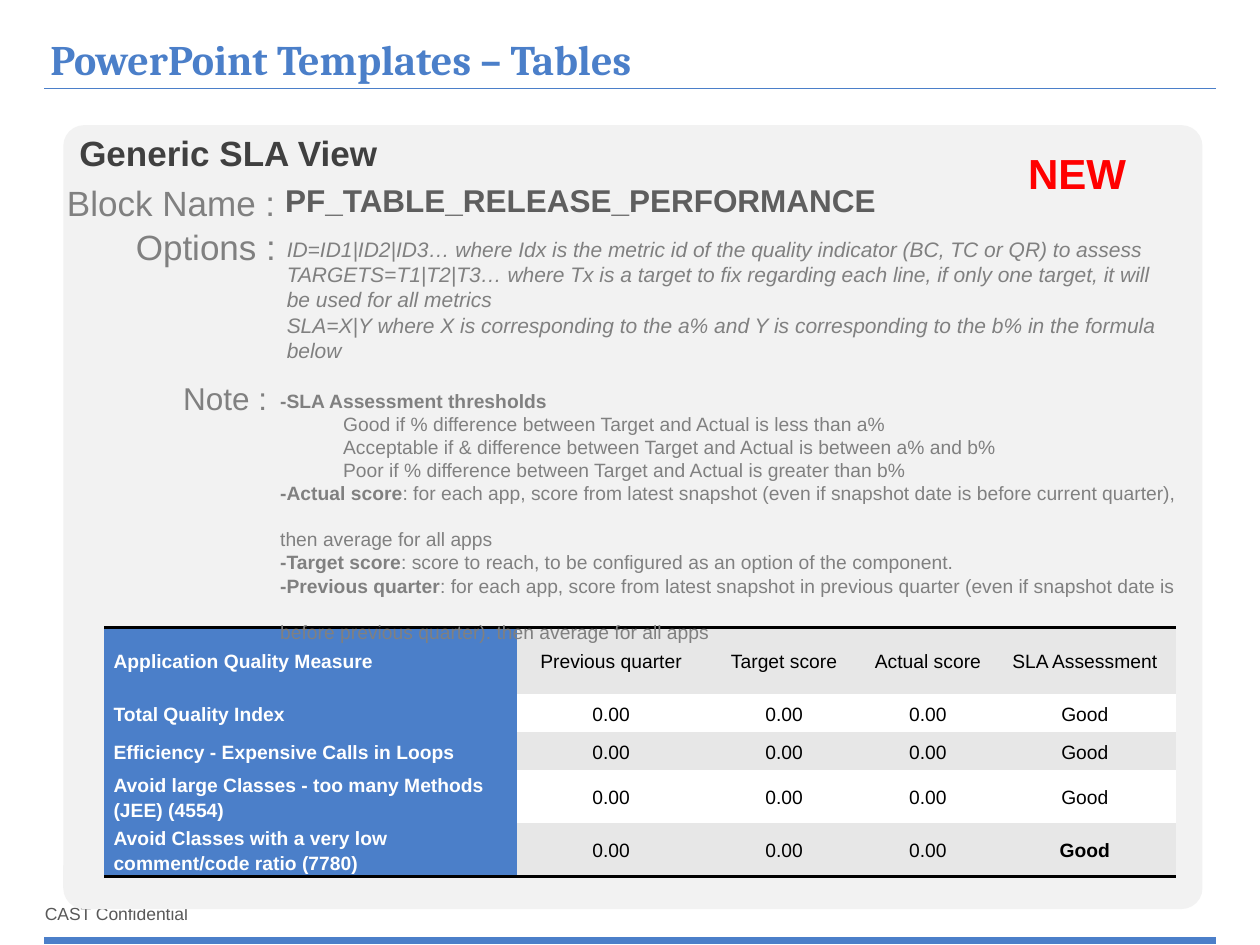
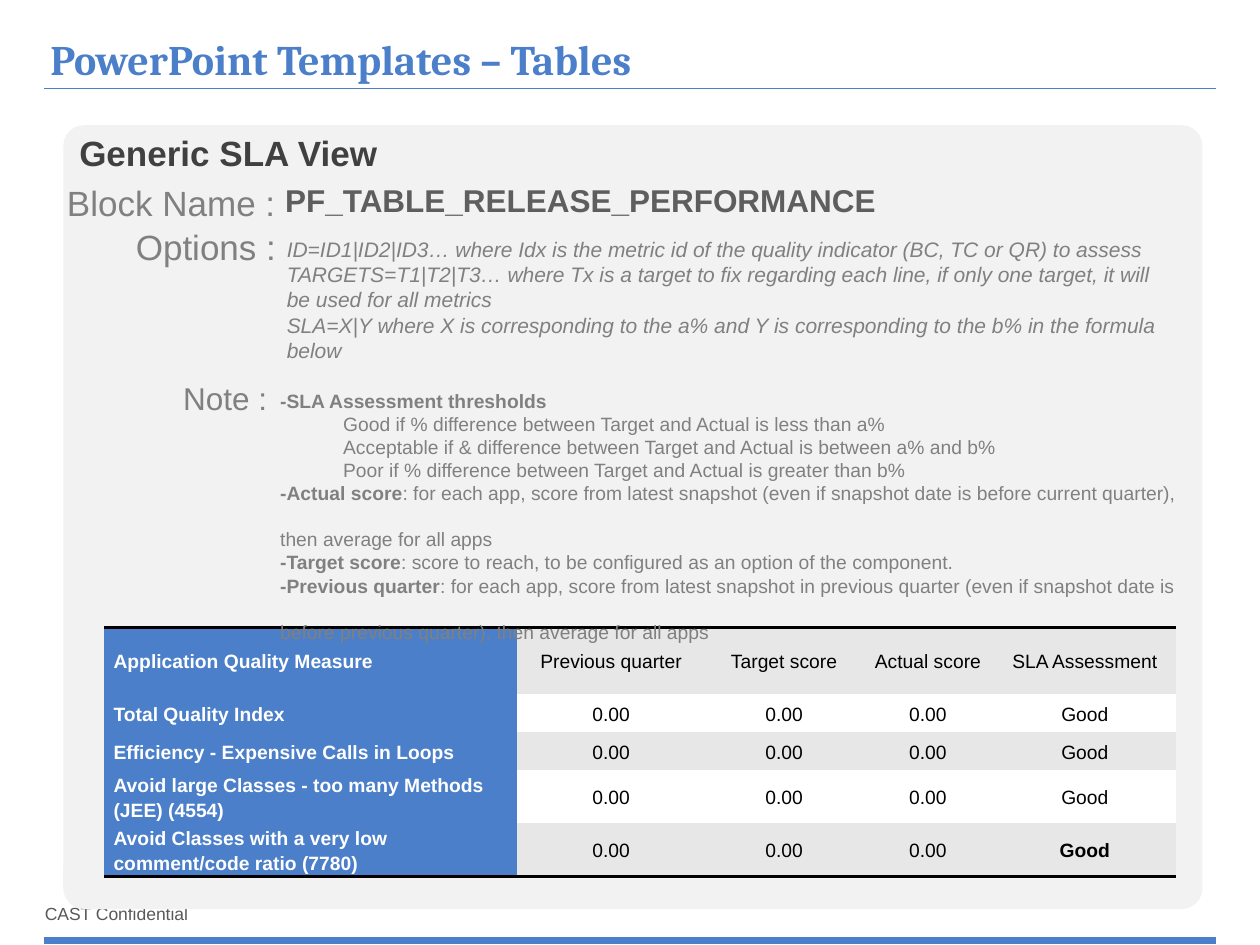
Before and after one commit to CAST-projects/CAST-ReportGenerator, a slide deck: slide 24 of CastReporting.Reporting.Core/Templates/Portfolio/Portfolio component library/1- Portfolio-Powerpoint-components-library.pptx. Drawn at 1260x945 pixels with LibreOffice and Linux fonts; fonts in the diff are those of the drawing; background and template pictures are left out. Boxes give left, top, right and bottom in pixels: in the first picture for what was removed or moved away, otherwise in the second. Text is boxed around its words. In the diff, an @@ line names an element or a change of style, - is before the commit and + after.

Commit message:
REPORTGEN-0000 : update library template reports

```diff
--- a/CastReporting.Reporting.Core/Templates/Portfolio/Portfolio component library/1- Portfolio-Powerpoint-components-library.pptx
+++ b/CastReporting.Reporting.Core/Templates/Portfolio/Portfolio component library/1- Portfolio-Powerpoint-components-library.pptx
@@ text removed at bbox=[1028, 160, 1126, 189] @@
-NEW
```
Also in this commit, not shown: 9 other files.
